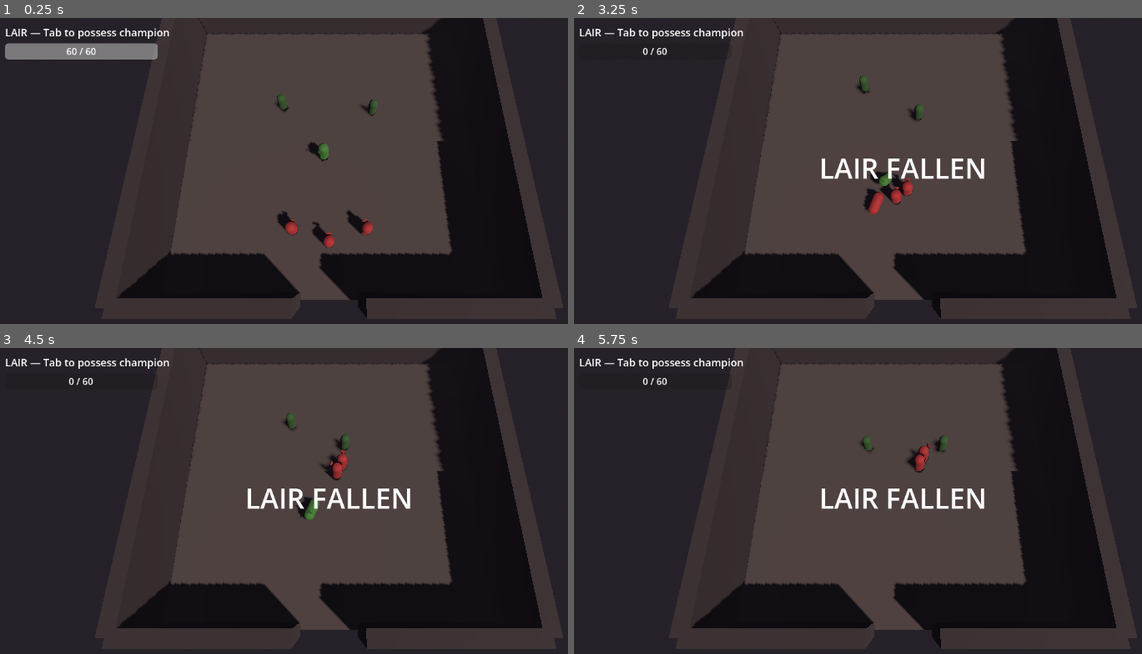
Above: before the commit, frames 1-4 (two rows, left to right).
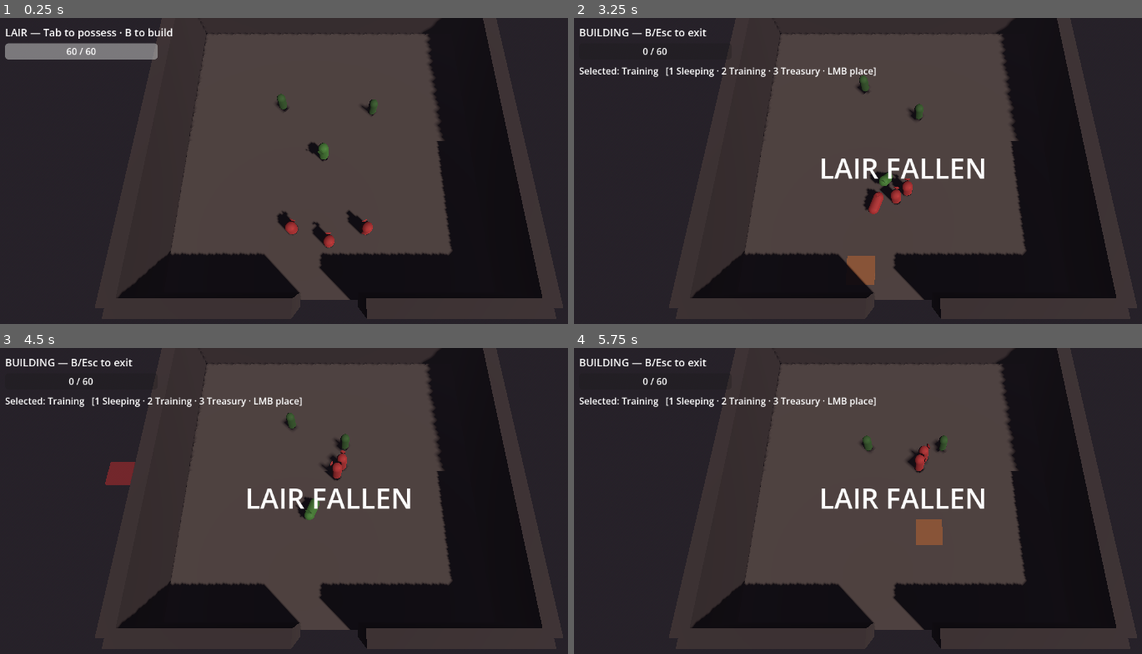
Above: after the commit, the same moments.

Repository: TAgents/orcs-lair
Game: Godot game, scene res://scenes/lair.tscn
The game is run twice, just before and just after one commit, with the same random seed, the same clock (stepped at 60 frames per second) and the same inputs.
Inputs (mouse positions are in pixels of both pictures, inside the frame that each line leads up to):
- Up to frame 1 (0.25 s): no input
- Up to frame 2 (3.25 s): move the mouse to (1051, 186) at 0.52 s; press the mouse at (1051, 186) at 0.53 s; hold D (move_right) 0.53-1.28 s; tap 1 (build_select_1, bound only after the commit) at 0.8, 1.35 s; move the mouse to (767, 223) at 1.27 s; release the mouse at (767, 223) at 1.28 s; hold S (move_back) 1.28-2.03 s; tap 2 (build_select_2, bound only after the commit) at 1.55 s; move the mouse to (971, 122) at 2.02 s; hold D (move_right) 2.03-2.78 s; hold 2 (build_select_2, bound only after the commit) 2.03-2.78 s; tap 3 (build_select_3, bound only after the commit) at 2.3, 2.85 s; move the mouse to (869, 278) at 2.77 s; hold W (move_forward) from 2.78 s (still down); tap B (build_toggle, bound only after the commit) at 3.05 s
- Up to frame 3 (4.5 s): move the mouse to (528, 589) at 3.52 s; release W (move_forward) at 3.53 s; hold B (build_toggle, bound only after the commit) 3.53-4.28 s; hold A (move_left) from 3.53 s (still down); click (528, 589) at 3.8 s; tap Escape (build_cancel, bound only after the commit) at 4.15 s; move the mouse to (130, 479) at 4.27 s; tap J (attack) at 4.35 s
- Up to frame 4 (5.75 s): tap 1 (build_select_1, bound only after the commit) at 4.55 s; move the mouse to (937, 534) at 5.02 s; release A (move_left) at 5.03 s; hold S (move_back) from 5.03 s (still down); hold 2 (build_select_2, bound only after the commit) from 5.03 s (still down); tap Space (dodge) at 5.1 s

The runs differ from the first frame. In frame 1, 0.1% of the frame differs, in the area x 20-31%, y 3-7%; in frame 2, 1.5%; in frame 3, 1.4%; in frame 4, 1.5%, in the area x 0-65%, y 3-65%.

Commit message:
feat(build): Phase 2 — build mode, 3 room types, mouse placement
Adds the strategic shell beneath the action layer: in LAIR mode, press B to
enter build mode, 1/2/3 to select room type, mouse to position, LMB to
place. ESC or B exits. Rooms are 2×2 grid cells (1m each), occupy tracked
in a Dictionary keyed by Vector2i — overlapping placements are rejected.

Components
- scripts/game.gd                   — Mode.BUILDING, toggle_build()
- scripts/build/room.gd              — Room resource: type, footprint, color,
                                       display_name; static factory
- scripts/build/build_controller.gd  — ghost preview via mouse-to-floor
                                       raycast, grid snap, overlap check,
                                       place_at_xy(x, z, type) test entry
- scenes/build/build_controller.tscn — Node3D + Ghost MeshInstance3D
- scripts/lair.gd                    — handle build_toggle / build_cancel
                                       (only when not POSSESSING)
- scripts/ui/hud.gd, scenes/ui/hud.tscn — BuildLabel: selected room +
                                          1/2/3 hint
- project.godot                      — input actions: build_toggle (B),
                                       build_cancel (Esc), build_confirm (LMB),
                                       build_select_1/2/3 (1/2/3)

Test harness extensions
- scripts/test/probe_bot.gd          — `call` entry: invoke a method on a
                                       node by relative path; lets scenarios
                                       exercise mechanics that aren't bound
                                       to InputMap actions
- scripts/test/scenario_runner.gd    — `rooms_placed_eq` pass criterion +
                                       rooms_placed in result JSON
- scenarios/build_smoketest.json     — toggles build mode, selects each
                                       type, places 3 rooms, attempts a
                                       duplicate (rejected), exits build
                                       mode. Pass = champion alive +
                                       rooms_placed == 3.
- .github/workflows/ci.yml           — adds build_smoketest to the sweep
- scenarios/README.md                — `call` syntax, build_smoketest row,
                                       rooms_placed in result schema

Verified locally: all 6 scenarios pass deterministically. The duplicate
placement at the same cell is correctly rejected (rooms_placed stays at 3,
not 4) — this is the regression signal for the occupancy check.

Co-Authored-By: Claude Opus 4.7 (1M context) <noreply@anthropic.com>

Diff:
--- a/project.godot
+++ b/project.godot
@@ -61,6 +61,36 @@
 "events": [Object(InputEventKey,"resource_local_to_scene":false,"resource_name":"","device":-1,"window_id":0,"alt_press …(190 unchanged characters)…
 ]
 }
+build_toggle={
+"deadzone": 0.5,
+"events": [Object(InputEventKey,"resource_local_to_scene":false,"resource_name":"","device":-1,"window_id":0,"alt_pressed":false,"shift_pressed":false,"ctrl_pressed":false,"meta_pressed":false,"pressed":false,"keycode":0,"physical_keycode":66,"key_label":0,"unicode":0,"location":0,"echo":false,"script":null)
+]
+}
+build_cancel={
+"deadzone": 0.5,
+"events": [Object(InputEventKey,"resource_local_to_scene":false,"resource_name":"","device":-1,"window_id":0,"alt_pressed":false,"shift_pressed":false,"ctrl_pressed":false,"meta_pressed":false,"pressed":false,"keycode":0,"physical_keycode":4194305,"key_label":0,"unicode":0,"location":0,"echo":false,"script":null)
+]
+}
+build_confirm={
+"deadzone": 0.5,
+"events": [Object(InputEventMouseButton,"resource_local_to_scene":false,"resource_name":"","device":-1,"window_id":0,"alt_pressed":false,"shift_pressed":false,"ctrl_pressed":false,"meta_pressed":false,"pressed":false,"canceled":false,"button_index":1,"button_mask":0,"position":Vector2(0, 0),"global_position":Vector2(0, 0),"factor":1.0,"double_click":false,"script":null)
+]
+}
+build_select_1={
+"deadzone": 0.5,
+"events": [Object(InputEventKey,"resource_local_to_scene":false,"resource_name":"","device":-1,"window_id":0,"alt_pressed":false,"shift_pressed":false,"ctrl_pressed":false,"meta_pressed":false,"pressed":false,"keycode":0,"physical_keycode":49,"key_label":0,"unicode":0,"location":0,"echo":false,"script":null)
+]
+}
+build_select_2={
+"deadzone": 0.5,
+"events": [Object(InputEventKey,"resource_local_to_scene":false,"resource_name":"","device":-1,"window_id":0,"alt_pressed":false,"shift_pressed":false,"ctrl_pressed":false,"meta_pressed":false,"pressed":false,"keycode":0,"physical_keycode":50,"key_label":0,"unicode":0,"location":0,"echo":false,"script":null)
+]
+}
+build_select_3={
+"deadzone": 0.5,
+"events": [Object(InputEventKey,"resource_local_to_scene":false,"resource_name":"","device":-1,"window_id":0,"alt_pressed":false,"shift_pressed":false,"ctrl_pressed":false,"meta_pressed":false,"pressed":false,"keycode":0,"physical_keycode":51,"key_label":0,"unicode":0,"location":0,"echo":false,"script":null)
+]
+}
 
 [physics]
 
--- /dev/null
+++ b/scenarios/build_smoketest.json
@@ -0,0 +1,32 @@
+{
+	"name": "build_smoketest",
+	"description": "Exercises Phase 2 build mode end-to-end: toggle in, select 3 different room types via keys, place 3 rooms via direct method call, toggle out. Pass = simulation reaches timeout, champion alive, BuildController.placed_count() == 3 (verified by call return; we use overlap-blocked placement so a 4th placement at the same grid must fail). No raiders, no combat.",
+	"seed": 99,
+	"max_duration_s": 4,
+	"champion": {
+		"max_hp": 100,
+		"damage": 14,
+		"move_speed": 5.0
+	},
+	"raiders": [],
+	"inputs": [
+		{"t": 0.3, "press": "build_toggle", "note": "enter build mode"},
+		{"t": 0.4, "release": "build_toggle"},
+		{"t": 0.7, "press": "build_select_1", "note": "Sleeping selected"},
+		{"t": 0.8, "release": "build_select_1"},
+		{"t": 1.0, "call": "BuildController.place_at_xy", "args": [-4, -4, 0], "note": "place Sleeping"},
+		{"t": 1.3, "press": "build_select_2", "note": "Training selected"},
+		{"t": 1.4, "release": "build_select_2"},
+		{"t": 1.6, "call": "BuildController.place_at_xy", "args": [2, -4, 1], "note": "place Training"},
+		{"t": 1.9, "press": "build_select_3", "note": "Treasury selected"},
+		{"t": 2.0, "release": "build_select_3"},
+		{"t": 2.2, "call": "BuildController.place_at_xy", "args": [-1, 4, 2], "note": "place Treasury"},
+		{"t": 2.6, "call": "BuildController.place_at_xy", "args": [-4, -4, 0], "note": "duplicate at same cell — should be rejected silently"},
+		{"t": 3.0, "press": "build_toggle", "note": "exit build mode"},
+		{"t": 3.1, "release": "build_toggle"}
+	],
+	"pass_criteria": {
+		"champion_alive": true,
+		"rooms_placed_eq": 3
+	}
+}
--- /dev/null
+++ b/scenes/build/build_controller.tscn
@@ -0,0 +1,9 @@
+[gd_scene load_steps=2 format=3]
+
+[ext_resource type="Script" path="res://scripts/build/build_controller.gd" id="1_bc"]
+
+[node name="BuildController" type="Node3D"]
+script = ExtResource("1_bc")
+
+[node name="Ghost" type="MeshInstance3D" parent="."]
+visible = false
--- a/scenes/lair.tscn
+++ b/scenes/lair.tscn
@@ -6,6 +6,7 @@
 [ext_resource type="PackedScene" path="res://scenes/orcs/worker.tscn" id="4_worker"]
 [ext_resource type="PackedScene" path="res://scenes/raiders/raider.tscn" id="5_raider"]
 [ext_resource type="PackedScene" path="res://scenes/ui/hud.tscn" id="6_hud"]
+[ext_resource type="PackedScene" path="res://scenes/build/build_controller.tscn" id="7_build"]
 
 [sub_resource type="ProceduralSkyMaterial" id="sky_mat"]
 sky_top_color = Color(0.12, 0.10, 0.18, 1)
@@ -154,4 +155,6 @@
 [node name="Raider3" parent="Raiders" instance=ExtResource("5_raider")]
 transform = Transform3D(1, 0, 0, 0, 1, 0, 0, 0, 1, 3, 0, 8)
 
+[node name="BuildController" parent="." instance=ExtResource("7_build")]
+
 [node name="HUD" parent="." instance=ExtResource("6_hud")]
--- a/scenes/ui/hud.tscn
+++ b/scenes/ui/hud.tscn
@@ -34,6 +34,15 @@
 horizontal_alignment = 1
 vertical_alignment = 1
 
+[node name="BuildLabel" type="Label" parent="Root"]
+visible = false
+offset_left = 16.0
+offset_top = 80.0
+offset_right = 800.0
+offset_bottom = 108.0
+text = "Selected: Training   [1 Sleeping · 2 Training · 3 Treasury · LMB place]"
+theme_override_font_sizes/font_size = 16
+
 [node name="Banner" type="Label" parent="Root"]
 visible = false
 anchor_left = 0.5
--- /dev/null
+++ b/scripts/build/build_controller.gd
@@ -0,0 +1,185 @@
+extends Node3D
+class_name BuildController
+
+# Owns build mode: ghost preview that follows the mouse, click-to-place,
+# occupancy tracking. No GridMap — uses simple integer grid math against
+# a 1m cell size, snapping rooms by their (top-left) origin cell.
+
+const CELL_SIZE: float = 1.0
+const FLOOR_HALF_EXTENT: float = 12.0  # lair floor goes [-12, +12] on x/z
+
+@onready var ghost: MeshInstance3D = $Ghost
+
+var occupied: Dictionary = {}  # Vector2i -> Node3D (placed room)
+var rooms_root: Node3D = null
+var current_type: int = Room.Type.TRAINING
+var _ghost_mat: StandardMaterial3D = null
+
+signal room_placed(grid_origin: Vector2i, room_type: int)
+signal type_changed(new_type: int)
+
+func _ready() -> void:
+	rooms_root = Node3D.new()
+	rooms_root.name = "PlacedRooms"
+	add_child(rooms_root)
+	_ghost_mat = StandardMaterial3D.new()
+	_ghost_mat.transparency = BaseMaterial3D.TRANSPARENCY_ALPHA
+	_ghost_mat.albedo_color = Color(1, 1, 1, 0.4)
+	ghost.material_override = _ghost_mat
+	Game.mode_changed.connect(_on_mode_changed)
+	_apply_visual_for_type()
+	_set_active(false)
+
+func _on_mode_changed(new_mode: int) -> void:
+	_set_active(new_mode == Game.Mode.BUILDING)
+
+func _set_active(active: bool) -> void:
+	visible = active
+	set_process(active)
+	set_process_unhandled_input(active)
+
+func _process(_delta: float) -> void:
+	var hit: Variant = _mouse_floor_hit()
+	if hit == null:
+		ghost.visible = false
+		return
+	ghost.visible = true
+	var grid: Vector2i = _world_to_grid(hit)
+	var room: Room = Room.make(current_type)
+	ghost.global_position = _grid_to_world_center(grid, room.footprint)
+	_ghost_mat.albedo_color = _ghost_color(_can_place(grid, room.footprint), room.color)
+
+func _unhandled_input(event: InputEvent) -> void:
+	if event.is_action_pressed("build_select_1"):
+		_select_type(Room.Type.SLEEPING)
+	elif event.is_action_pressed("build_select_2"):
+		_select_type(Room.Type.TRAINING)
+	elif event.is_action_pressed("build_select_3"):
+		_select_type(Room.Type.TREASURY)
+	elif event.is_action_pressed("build_confirm"):
+		_try_place()
+
+func _select_type(t: int) -> void:
+	if current_type == t:
+		return
+	current_type = t
+	_apply_visual_for_type()
+	type_changed.emit(t)
+
+func _apply_visual_for_type() -> void:
+	var room: Room = Room.make(current_type)
+	var box: BoxMesh = BoxMesh.new()
+	box.size = Vector3(room.footprint.x * CELL_SIZE, 0.15, room.footprint.y * CELL_SIZE)
+	ghost.mesh = box
+	# Material is updated each frame to flash valid/invalid; color tinted from room.
+
+func _try_place() -> void:
+	var hit: Variant = _mouse_floor_hit()
+	if hit == null:
+		return
+	var grid: Vector2i = _world_to_grid(hit)
+	var room: Room = Room.make(current_type)
+	if not _can_place(grid, room.footprint):
+		return
+	var node: Node3D = _spawn_room_visual(grid, room)
+	rooms_root.add_child(node)
+	node.global_position = _grid_to_world_center(grid, room.footprint)
+	for dx in room.footprint.x:
+		for dz in room.footprint.y:
+			occupied[Vector2i(grid.x + dx, grid.y + dz)] = node
+	room_placed.emit(grid, current_type)
+
+# --- Grid math ---------------------------------------------------------------
+
+func _world_to_grid(world: Vector3) -> Vector2i:
+	# Origin cell is the (top-left) corner of the room in cell coordinates.
+	var room: Room = Room.make(current_type)
+	var gx: int = int(floor(world.x / CELL_SIZE)) - room.footprint.x / 2
+	var gz: int = int(floor(world.z / CELL_SIZE)) - room.footprint.y / 2
+	return Vector2i(gx, gz)
+
+func _grid_to_world_center(grid: Vector2i, footprint: Vector2i) -> Vector3:
+	var cx: float = (grid.x + footprint.x * 0.5) * CELL_SIZE
+	var cz: float = (grid.y + footprint.y * 0.5) * CELL_SIZE
+	return Vector3(cx, 0.05, cz)
+
+func _can_place(grid: Vector2i, footprint: Vector2i) -> bool:
+	for dx in footprint.x:
+		for dz in footprint.y:
+			var cell := Vector2i(grid.x + dx, grid.y + dz)
+			if not _cell_in_bounds(cell):
+				return false
+			if occupied.has(cell):
+				return false
+	return true
+
+func _cell_in_bounds(cell: Vector2i) -> bool:
+	var lim: int = int(FLOOR_HALF_EXTENT)
+	return cell.x >= -lim and cell.x < lim and cell.y >= -lim and cell.y < lim
+
+# --- Visuals -----------------------------------------------------------------
+
+func _spawn_room_visual(grid: Vector2i, room: Room) -> Node3D:
+	var n := Node3D.new()
+	n.name = "%s_%d_%d" % [room.display_name, grid.x, grid.y]
+	# Caller assigns global_position AFTER adding to the tree.
+	var mesh := MeshInstance3D.new()
+	var box := BoxMesh.new()
+	box.size = Vector3(room.footprint.x * CELL_SIZE, 0.15, room.footprint.y * CELL_SIZE)
+	mesh.mesh = box
+	var mat := StandardMaterial3D.new()
+	mat.albedo_color = room.color
+	mat.roughness = 0.7
+	mesh.material_override = mat
+	n.add_child(mesh)
+	return n
+
+func _ghost_color(valid: bool, base: Color) -> Color:
+	if valid:
+		return Color(base.r, base.g, base.b, 0.55)
+	return Color(0.85, 0.15, 0.15, 0.55)
+
+# --- Mouse → floor raycast ---------------------------------------------------
+
+func _mouse_floor_hit() -> Variant:
+	var cam: Camera3D = get_viewport().get_camera_3d()
+	if cam == null:
+		return null
+	var mouse_pos: Vector2 = get_viewport().get_mouse_position()
+	var origin: Vector3 = cam.project_ray_origin(mouse_pos)
+	var dir: Vector3 = cam.project_ray_normal(mouse_pos)
+	if absf(dir.y) < 0.0001:
+		return null
+	var t: float = -origin.y / dir.y
+	if t < 0.0:
+		return null
+	return origin + dir * t
+
+# --- Public API for tests / external callers ---------------------------------
+
+func place_at_xy(x: int, z: int, room_type: int = -1) -> bool:
+	return place_at_grid(Vector2i(x, z), room_type)
+
+func place_at_grid(grid: Vector2i, room_type: int = -1) -> bool:
+	var prev := current_type
+	if room_type >= 0:
+		current_type = room_type
+	var room := Room.make(current_type)
+	var ok := _can_place(grid, room.footprint)
+	if ok:
+		var node := _spawn_room_visual(grid, room)
+		rooms_root.add_child(node)
+		node.global_position = _grid_to_world_center(grid, room.footprint)
+		for dx in room.footprint.x:
+			for dz in room.footprint.y:
+				occupied[Vector2i(grid.x + dx, grid.y + dz)] = node
+		room_placed.emit(grid, current_type)
+	current_type = prev
+	return ok
+
+func placed_count() -> int:
+	# One placed room may occupy multiple cells; dedupe by node.
+	var seen := {}
+	for v in occupied.values():
+		seen[v] = true
+	return seen.size()
--- /dev/null
+++ b/scripts/build/room.gd
@@ -0,0 +1,26 @@
+extends Resource
+class_name Room
+
+# Pure data describing a room type. Visuals come from build_controller's palette.
+
+enum Type { SLEEPING, TRAINING, TREASURY }
+
+@export var type: Type = Type.SLEEPING
+@export var footprint: Vector2i = Vector2i(2, 2)
+@export var color: Color = Color.WHITE
+@export var display_name: String = ""
+
+static func make(t: Type) -> Room:
+	var r := Room.new()
+	r.type = t
+	match t:
+		Type.SLEEPING:
+			r.display_name = "Sleeping"
+			r.color = Color(0.35, 0.45, 0.85)
+		Type.TRAINING:
+			r.display_name = "Training"
+			r.color = Color(0.85, 0.50, 0.20)
+		Type.TREASURY:
+			r.display_name = "Treasury"
+			r.color = Color(0.85, 0.75, 0.25)
+	return r
--- a/scripts/game.gd
+++ b/scripts/game.gd
@@ -1,6 +1,6 @@
 extends Node
 
-enum Mode { LAIR, POSSESSING }
+enum Mode { LAIR, POSSESSING, BUILDING }
 
 signal mode_changed(new_mode: Mode)
 signal game_over(victory: bool)
@@ -15,6 +15,12 @@
 	possessed = target if new_mode == Mode.POSSESSING else null
 	mode_changed.emit(mode)
 
+func toggle_build() -> void:
+	if mode == Mode.BUILDING:
+		set_mode(Mode.LAIR, null)
+	else:
+		set_mode(Mode.BUILDING, null)
+
 func toggle_possession(target: Node) -> void:
 	if mode == Mode.POSSESSING and possessed == target:
 		set_mode(Mode.LAIR, null)
--- a/scripts/lair.gd
+++ b/scripts/lair.gd
@@ -28,6 +28,10 @@
 		return
 	if event.is_action_pressed("possess_toggle") and is_instance_valid(champion) and champion.is_alive():
 		Game.toggle_possession(champion)
+	elif event.is_action_pressed("build_toggle") and Game.mode != Game.Mode.POSSESSING:
+		Game.toggle_build()
+	elif event.is_action_pressed("build_cancel") and Game.mode == Game.Mode.BUILDING:
+		Game.set_mode(Game.Mode.LAIR, null)
 
 func _on_champion_died(_o: Orc) -> void:
 	if _ended:
--- a/scripts/test/probe_bot.gd
+++ b/scripts/test/probe_bot.gd
@@ -47,6 +47,20 @@
 		if InputMap.has_action(a):
 			Input.action_release(a)
 			_held.erase(a)
+	if entry.has("call"):
+		# Format: "NodePath.method_name" — node path is relative to ProbeBot's parent.
+		var spec: String = entry["call"]
+		var dot: int = spec.rfind(".")
+		if dot > 0:
+			var node_path: String = spec.substr(0, dot)
+			var method: String = spec.substr(dot + 1)
+			var host: Node = get_parent()
+			var target: Node = host.get_node_or_null(node_path) if host else null
+			if target != null and target.has_method(method):
+				var args: Array = entry.get("args", [])
+				target.callv(method, args)
+			else:
+				push_warning("[probe] call missed: %s (target=%s method_ok=%s)" % [spec, target, target != null and target.has_method(method)])
 	if entry.has("note"):
 		print("[probe] ", entry["note"])
 
--- a/scripts/test/scenario_runner.gd
+++ b/scripts/test/scenario_runner.gd
@@ -165,7 +165,19 @@
 		if _t > want:
 			ok = false
 			reasons.append("max_duration_lte want<=%.2f got=%.2f" % [want, _t])
+	if crit.has("rooms_placed_eq"):
+		var want: int = int(crit["rooms_placed_eq"])
+		var got: int = _query_rooms_placed()
+		if got != want:
+			ok = false
+			reasons.append("rooms_placed_eq want=%d got=%d" % [want, got])
 	return {"pass": ok, "reasons": reasons}
+
+func _query_rooms_placed() -> int:
+	var bc: Node = _lair.get_node_or_null("BuildController")
+	if bc != null and bc.has_method("placed_count"):
+		return int(bc.placed_count())
+	return 0
 
 func _collect_results(pass_result: Dictionary, reason: String) -> Dictionary:
 	var champion_hp: float = 0.0
@@ -191,6 +203,7 @@
 			"hits_received": _hits_landed,
 		},
 		"dodges_used": _dodges_used,
+		"rooms_placed": _query_rooms_placed(),
 	}
 
 func _write_results(results: Dictionary) -> void:
--- a/scripts/ui/hud.gd
+++ b/scripts/ui/hud.gd
@@ -4,15 +4,19 @@
 @onready var hp_bar: ProgressBar = $Root/HPBar
 @onready var hp_label: Label = $Root/HPBar/HPLabel
 @onready var banner: Label = $Root/Banner
+@onready var build_label: Label = $Root/BuildLabel
 
 var _champion: Champion = null
+var _build_controller: BuildController = null
 
 func _ready() -> void:
 	Game.mode_changed.connect(_on_mode_changed)
 	Game.game_over.connect(_on_game_over)
 	banner.visible = false
+	build_label.visible = false
 	_refresh_mode()
 	_find_champion()
+	_find_build_controller()
 
 func _process(_delta: float) -> void:
 	if _champion != null and is_instance_valid(_champion):
@@ -25,14 +29,41 @@
 	if champs.size() > 0 and champs[0] is Champion:
 		_champion = champs[0]
 
+func _find_build_controller() -> void:
+	var bc: Node = get_tree().get_first_node_in_group("build_controllers")
+	if bc == null:
+		# Fallback: walk siblings — BuildController is a sibling of HUD inside Lair.
+		var lair: Node = get_parent()
+		if lair != null:
+			bc = lair.get_node_or_null("BuildController")
+	if bc is BuildController:
+		_build_controller = bc
+		_build_controller.type_changed.connect(_on_build_type_changed)
+
 func _on_mode_changed(_m: int) -> void:
 	_refresh_mode()
 
 func _refresh_mode() -> void:
-	if Game.mode == Game.Mode.POSSESSING:
-		mode_label.text = "POSSESSING — Tab to release"
-	else:
-		mode_label.text = "LAIR — Tab to possess champion"
+	match Game.mode:
+		Game.Mode.POSSESSING:
+			mode_label.text = "POSSESSING — Tab to release"
+			build_label.visible = false
+		Game.Mode.BUILDING:
+			mode_label.text = "BUILDING — B/Esc to exit"
+			build_label.visible = true
+			_refresh_build_label()
+		_:
+			mode_label.text = "LAIR — Tab to possess · B to build"
+			build_label.visible = false
+
+func _on_build_type_changed(_t: int) -> void:
+	_refresh_build_label()
+
+func _refresh_build_label() -> void:
+	if _build_controller == null:
+		return
+	var room := Room.make(_build_controller.current_type)
+	build_label.text = "Selected: %s   [1 Sleeping · 2 Training · 3 Treasury · LMB place]" % room.display_name
 
 func _on_game_over(victory: bool) -> void:
 	banner.visible = true
Not shown: 1 places in scenes/lair.tscn that only renumber resources
Not shown, added: scripts/build/build_controller.gd.uid
Not shown, added: scripts/build/room.gd.uid
Not shown, changed: .github/workflows/ci.yml
Not shown, changed: scenarios/README.md
